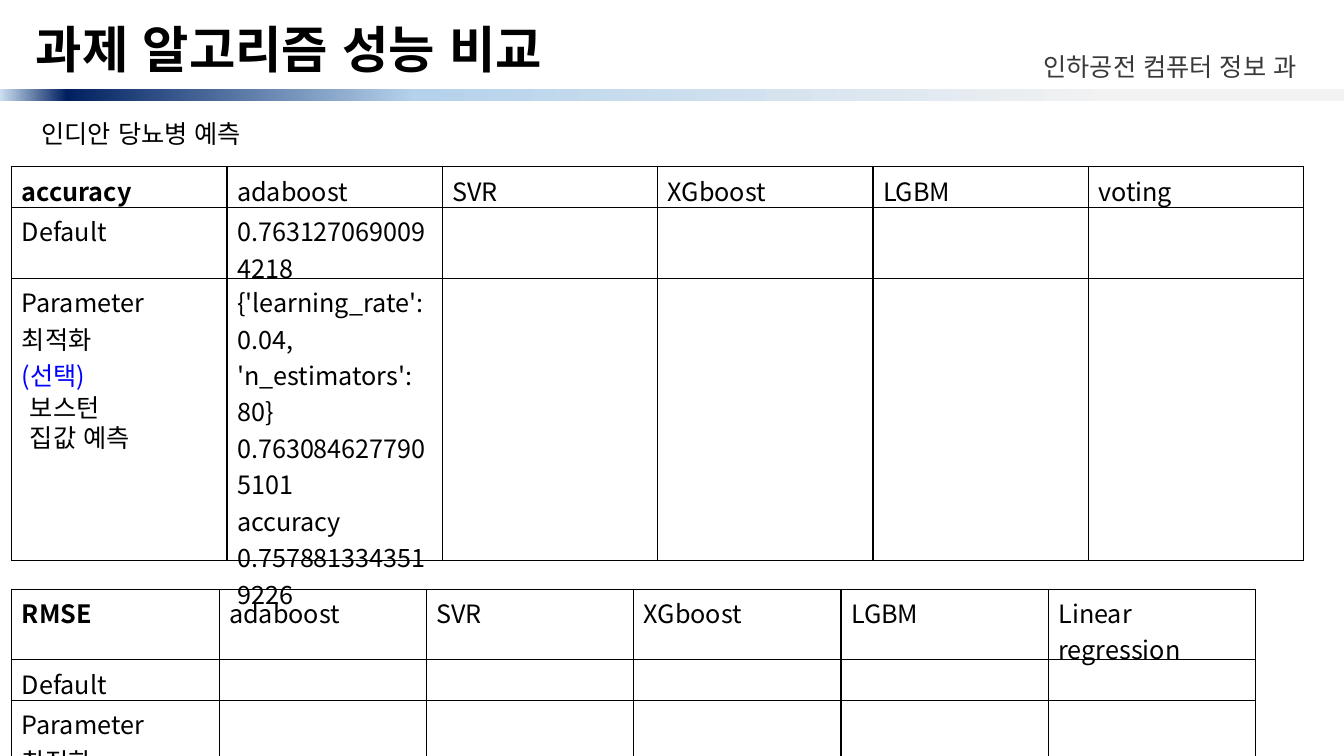
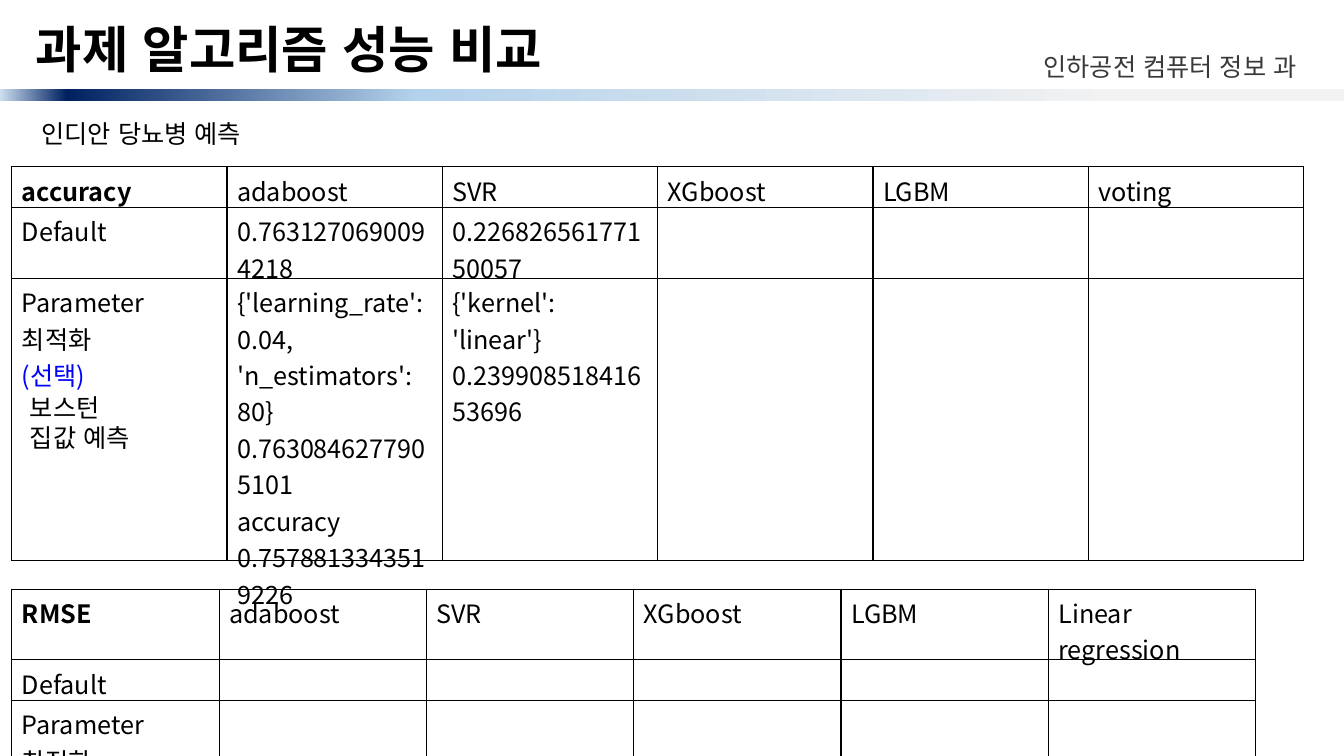
Before and after one commit to minari-c/BigData, a slide deck: slide 3 of week09/ppt/빅데이터 처리 9주차-과제.pptx. Drawn at 1344x756 pixels with LibreOffice and Linux fonts; fonts in the diff are those of the drawing. Boxes give left, top, right and bottom in pixels: in the first picture for what was removed or moved away, otherwise in the second. Text is boxed around its words. In the diff, an @@ line names an element or a change of style, - is before the commit and + after.

```diff
--- a/week09/ppt/빅데이터 처리 9주차-과제.pptx
+++ b/week09/ppt/빅데이터 처리 9주차-과제.pptx
@@ table at bbox=[12, 166, 1307, 572] @@
-row 2, column 3: 
+row 2, column 3: 0.22682656177150057
-row 3, column 3: 
+row 3, column 3: {'kernel': 'linear'} / 0.23990851841653696
```
Also in this commit, not shown: 2 other files.
